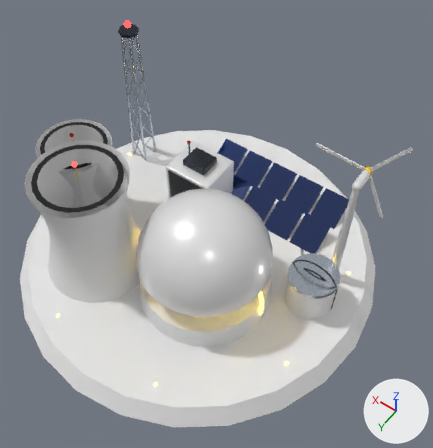
The glTF model public/models/buildings/power-T5.glb, before and after one commit.
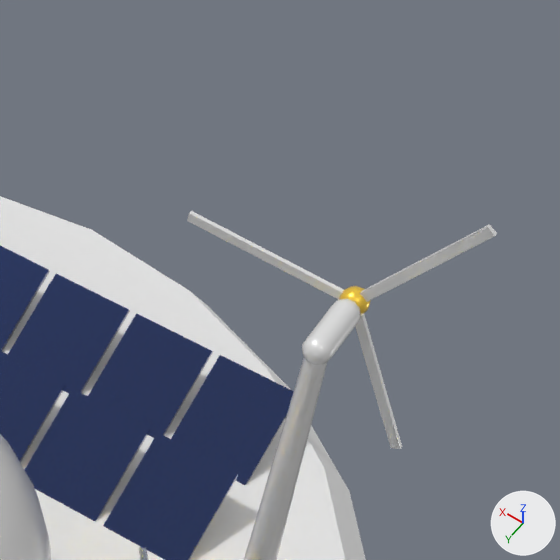
The first picture shows the older version from a 50 mm camera at (-3.83, 4.81, 9.05) aimed at (-0.43, 0.05, 1.57). The close-ups show the older and then the newer version on the part from 59% to 100% of the width and 17% to 56% of the height of that picture. Only the edits that show in the close-ups are written down. Arrows for +X, +Y and +Z are at lower right; the lights stay in place. Where no turn or scale is listed for an object, it has been applied to the vertices.
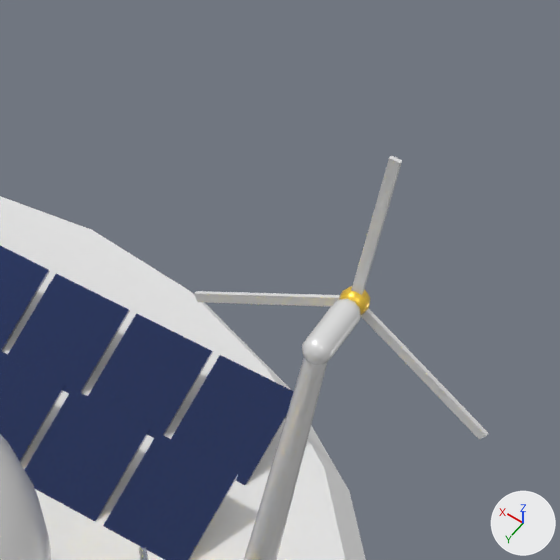
ob_node_45 is not drawn itself; it is the parent of ob_mesh_32.
ob_node_47 is not drawn itself; it is the parent of ob_mesh_33.
ob_node_49 is not drawn itself; it is the parent of ob_mesh_34.

What differs and where, as boxes [x1, y1, x2, y2] in the close-ups (560 x 560 px):
'Mesh_32', moved: before [359, 224, 497, 302]; after [351, 156, 402, 295]
'Mesh_33', moved: before [355, 314, 402, 449]; after [361, 309, 489, 439]
'Mesh_34', moved: before [187, 211, 344, 300]; after [194, 291, 340, 307]

The change, as a list of edits to the scene's bpy script:
```text
Change ob_node_45:
    ob_node_45.parent: ob_node_44 -> ob_anim_rotz
Change ob_node_47:
    ob_node_47.parent: ob_node_44 -> ob_anim_rotz
Change ob_node_49:
    ob_node_49.parent: ob_node_44 -> ob_anim_rotz
Add ob_anim_rotz:
    ob_anim_rotz = bpy.data.objects.new('anim:rotZ', None)
    ob_anim_rotz.parent = ob_node_42
    ob_anim_rotz.location = (0.0, -0.22, 0.0)
```
